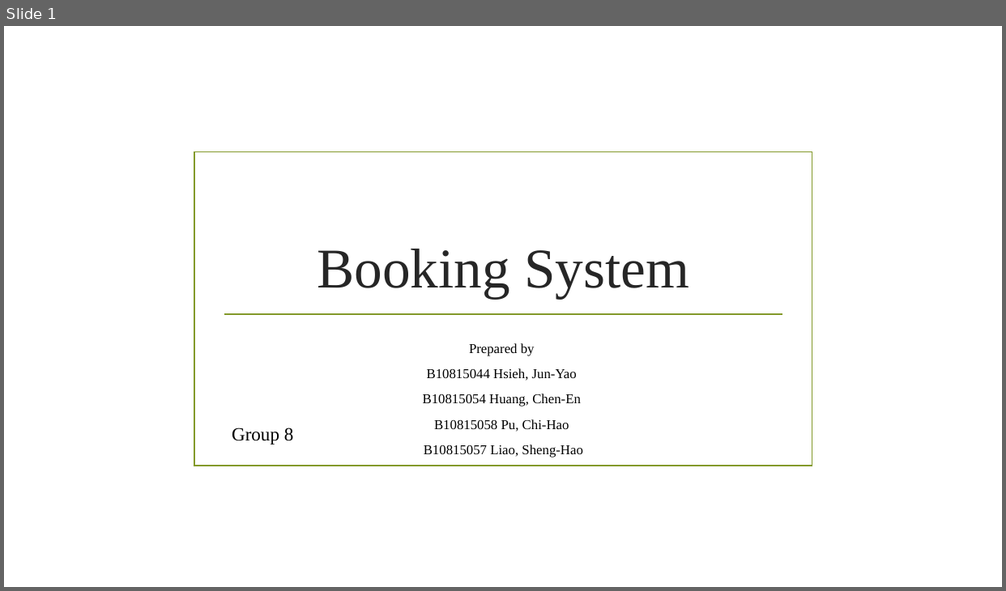
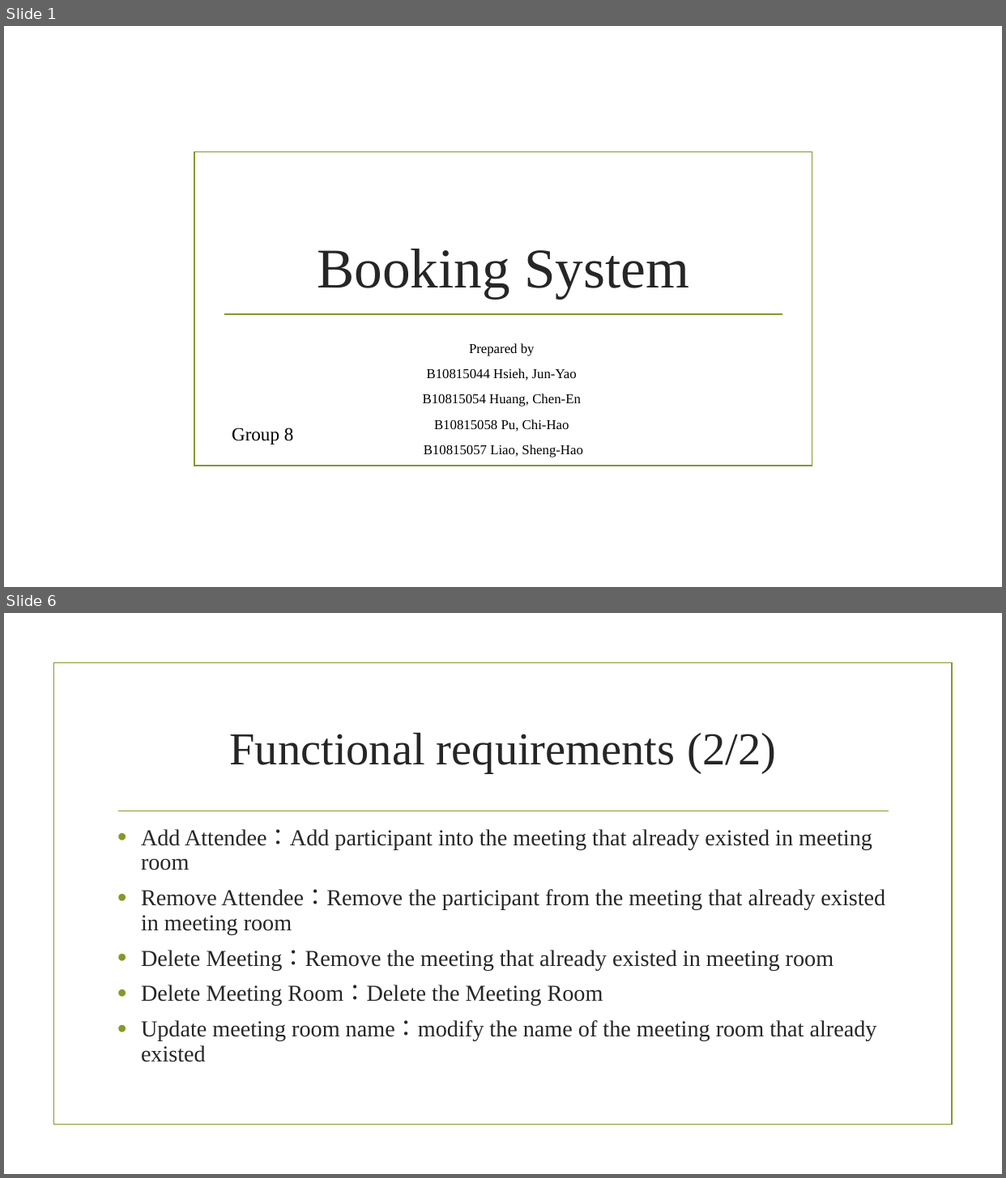
Before and after one commit to BrendonJYHsieh/BookSystem, a slide deck: Final Project/presentation slides.pptx. Shown one above the other, each under a label of ours: slide 1 before the commit, slides 1 and 6 after it; the slides between them are not shown. The pictures are 1006x591 and 1006x1178 pixels, drawn with LibreOffice and Linux fonts; fonts in the diff are those of the drawing; background and template pictures are left out. Boxes give left, top, right and bottom in pixels: in the first picture for what was removed or moved away, otherwise in the second. Text is boxed around its words. In the diff, an @@ line names an element or a change of style, - is before the commit and + after.

```diff
--- a/Final Project/presentation slides.pptx
+++ b/Final Project/presentation slides.pptx
@@ slide 6 added at <box>4,613,1002,1174</box>, background picture (left out) @@
@@ rectangle added at <box>53,663,952,1125</box>, outline #83992A 1.25 pt @@
@@ title added at <box>230,733,777,773</box>, 44 pt, text #262626 @@
+Functional requirements (2/2)
@@ line added from (118, 811) to (889, 811), #83992A 1.25 pt @@
@@ text added at <box>141,829,885,1063</box>, 22 pt, text #262626 @@
+• Add Attendee：Add participant into the meeting that already existed in meeting room
+• Remove Attendee：Remove the participant from the meeting that already existed in meeting room
+• Delete Meeting：Remove the meeting that already existed in meeting room
+• Delete Meeting Room：Delete the Meeting Room
+• Update meeting room name：modify the name of the meeting room that already existed
```
Also in this commit, not shown: 1 slide changed, 4 other slides added, 1 slide removed, 46 other files.
